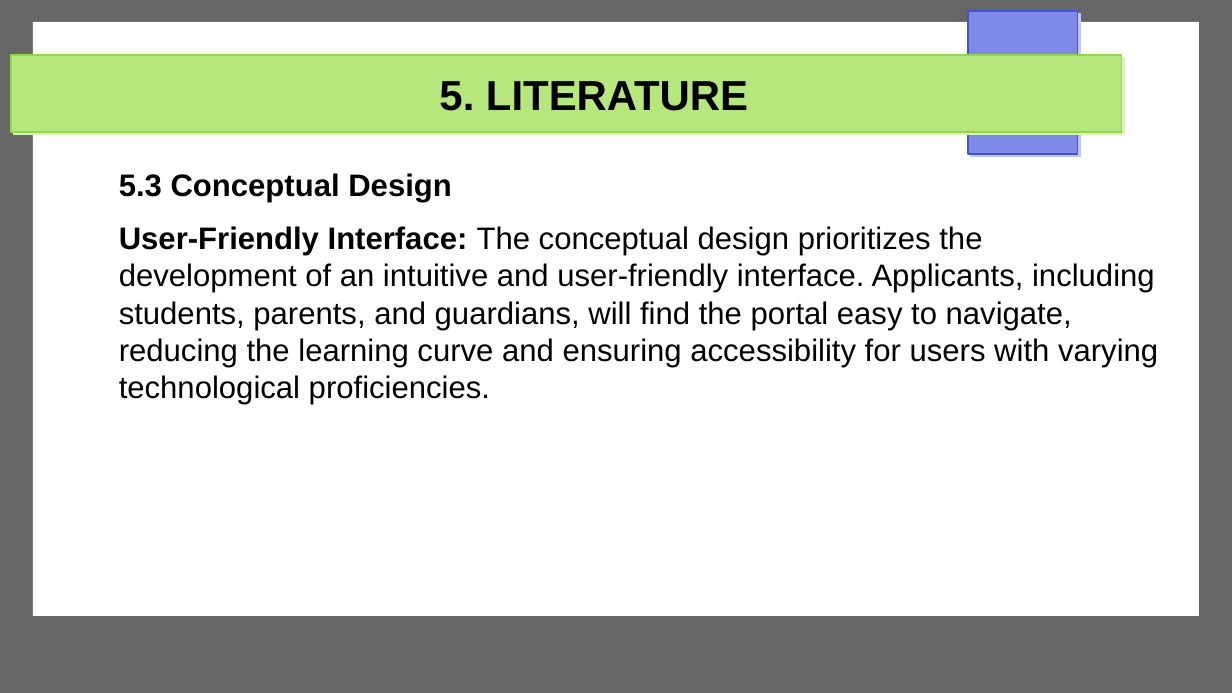
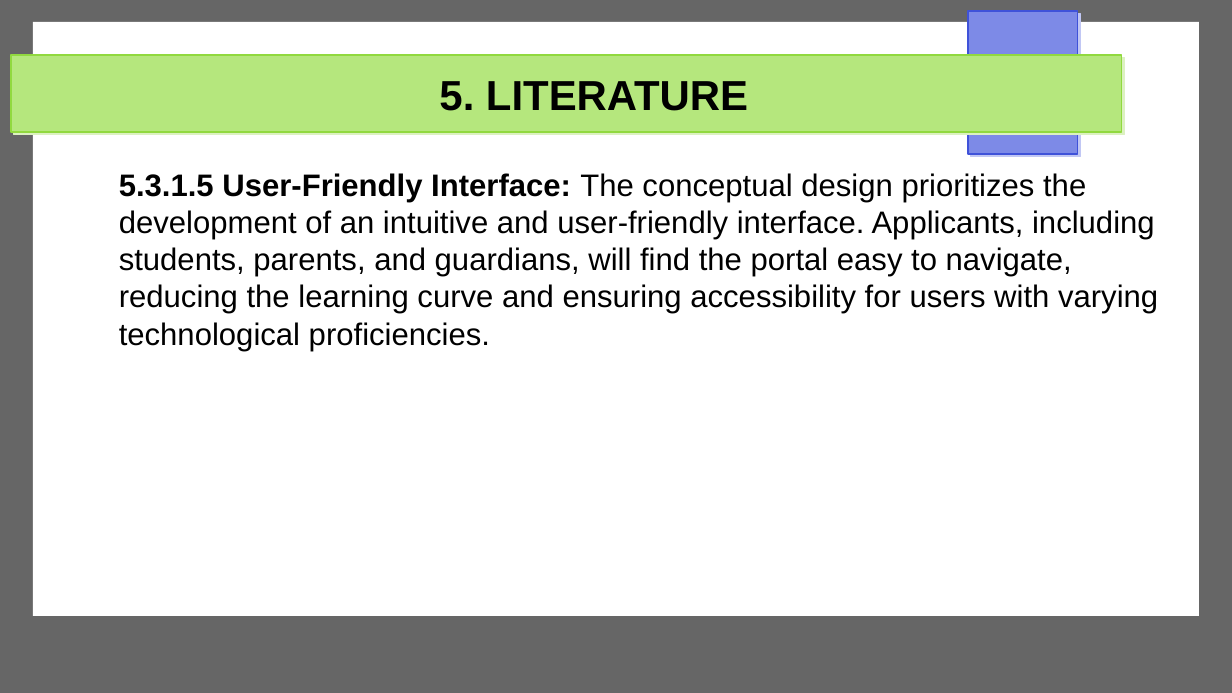
Before and after one commit to Michael-Otieno-Kasuku/Mashinani, a slide deck: slide 17 of docs/proposal/mashinani.odp (slide 19 before the commit). Drawn at 1232x693 pixels with LibreOffice and Linux fonts; fonts in the diff are those of the drawing. Boxes give left, top, right and bottom in pixels: in the first picture for what was removed or moved away, otherwise in the second. Text is boxed around its words. In the diff, an @@ line names an element or a change of style, - is before the commit and + after.

```diff
--- a/docs/proposal/mashinani.odp
+++ b/docs/proposal/mashinani.odp
@@ text at bbox=[119, 173, 1158, 351]: text changed @@
-5.3 Conceptual Design
-User-Friendly Interface: The conceptual design prioritizes the development of an intuitive and user-friendly interface. Applicants, including students, parents, and guardians, will find the portal easy to navigate, reducing the learning curve and ensuring accessibility for users with varying technological proficiencies.
+5.3.1.5 User-Friendly Interface: The conceptual design prioritizes the development of an intuitive and user-friendly interface. Applicants, including students, parents, and guardians, will find the portal easy to navigate, reducing the learning curve and ensuring accessibility for users with varying technological proficiencies.
```
Also in this commit, not shown: 8 other slides changed, 4 slides added, 5 slides removed, 2 other files.
